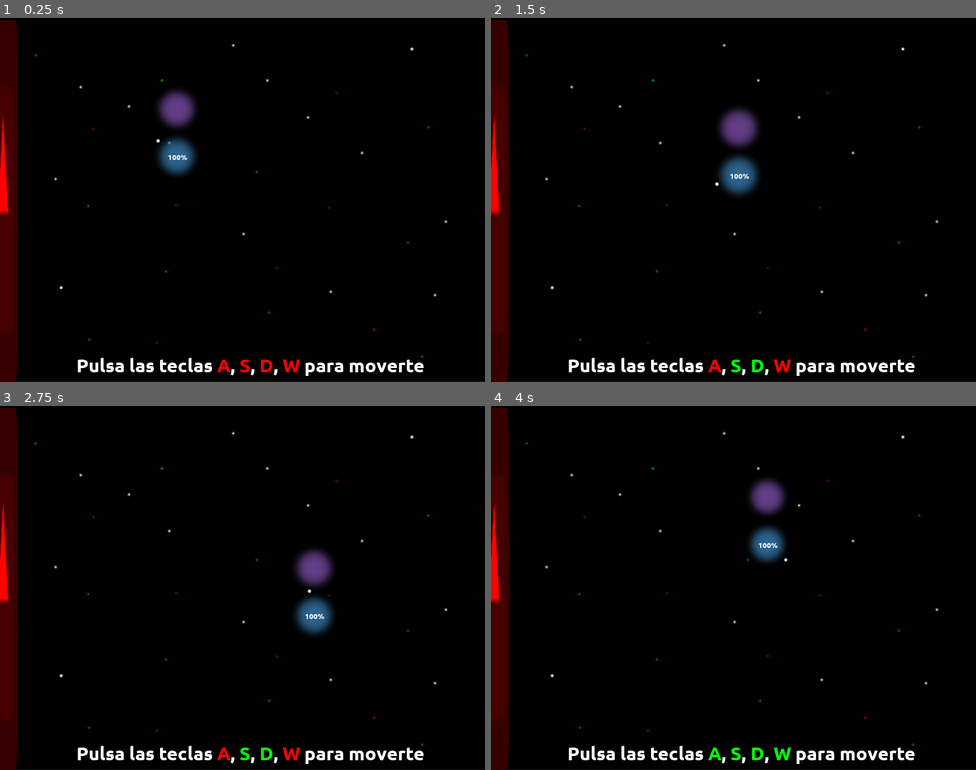
Above: before the commit, frames 1-4 (two rows, left to right).
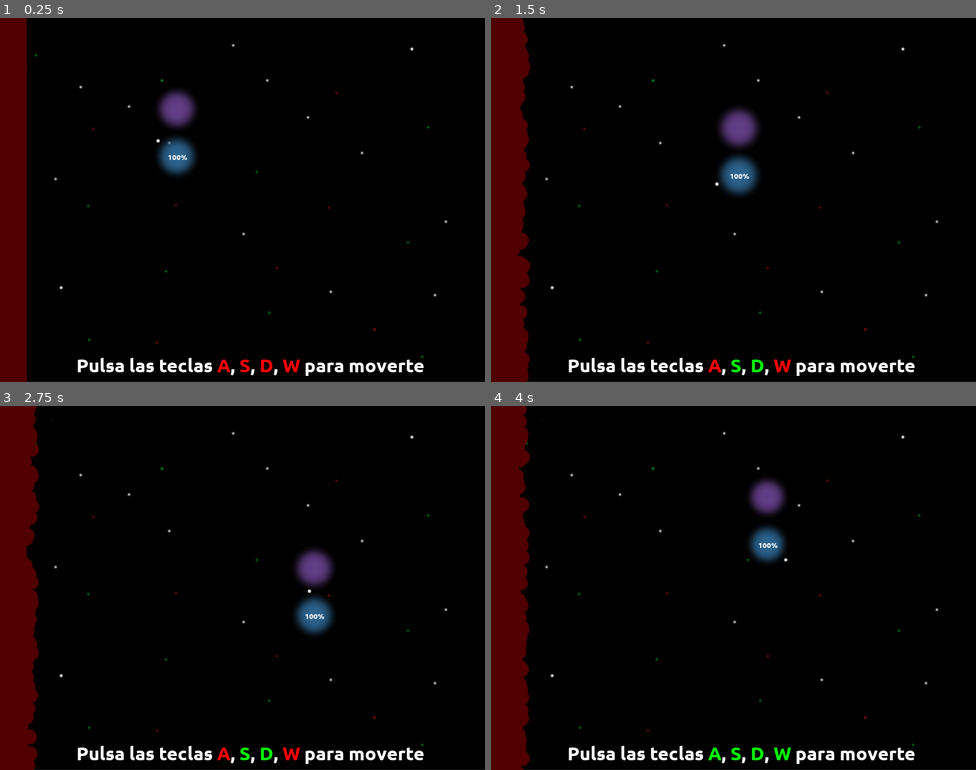
Above: after the commit, the same moments.

Repository: moisesjbc/cinco-etapas
Game: Godot game, scene res://scenes/main_scene/main_scene.tscn
The game is run twice, just before and just after one commit, with the same random seed, the same clock (stepped at 60 frames per second) and the same inputs. The engine's default icon, where the game draws it, is replaced by a stand-in: a white triangle on a blue panel in a dark square.
Inputs (mouse positions are in pixels of both pictures, inside the frame that each line leads up to):
- Up to frame 1 (0.25 s): no input
- Up to frame 2 (1.5 s): tap Enter at 0.5 s; move the mouse to (840, 181) at 0.52 s; hold Right (ui_right) 0.53-1.28 s; click (840, 181) at 0.67 s; tap Space at 0.77 s; move the mouse to (636, 218) at 1.27 s; hold Down (ui_down) from 1.28 s (still down)
- Up to frame 3 (2.75 s): tap Space at 1.52 s; move the mouse to (291, 507) at 2.02 s; release Down (ui_down) at 2.03 s; hold Right (ui_right) from 2.03 s (still down)
- Up to frame 4 (4 s): move the mouse to (709, 660) at 2.77 s; release Right (ui_right) at 2.78 s; hold Up (ui_up) 2.78-3.53 s; click (709, 660) at 2.92 s; tap Space at 3.02, 3.77 s; move the mouse to (879, 642) at 3.52 s; hold Left (ui_left) from 3.53 s (still down)

The runs differ from the first frame. In frame 1, 3.8% of the frame differs, in the area x 0-6%, y 0-100%; in frame 2, 5.6%; in frame 3, 5.6%; in frame 4, 5.7%, in the area x 0-8%, y 0-100%.

Commit message:
Added death sprite and particles

Diff:
--- a/godot-project/scenes/death/death.tscn
+++ b/godot-project/scenes/death/death.tscn
@@ -1,10 +1,11 @@
-[gd_scene load_steps=4 format=2]
+[gd_scene load_steps=5 format=2]
 
-[ext_resource path="res://icon.png" type="Texture" id=1]
+[ext_resource path="res://scenes/death/death_sprite.png" type="Texture" id=1]
 [ext_resource path="res://scenes/death/death.gd" type="Script" id=2]
+[ext_resource path="res://scenes/death/death_particle.png" type="Texture" id=3]
 
 [sub_resource type="RectangleShape2D" id=1]
-extents = Vector2( 31.8418, 387.401 )
+extents = Vector2( 49.451, 384.932 )
 
 [node name="death" type="Area2D"]
 collision_layer = 16
@@ -13,10 +14,19 @@
 [node name="sprite" type="Sprite" parent="."]
 modulate = Color( 1, 0.0196078, 0.309804, 1 )
 self_modulate = Color( 1, 0, 0, 1 )
-position = Vector2( 0.259521, 0.420624 )
-scale = Vector2( 1, 11.9832 )
+position = Vector2( -525.399, -5.6836 )
+scale = Vector2( 11.5132, 8.59337 )
 texture = ExtResource( 1 )
 
 [node name="collision_shape" type="CollisionShape2D" parent="."]
 shape = SubResource( 1 )
+
+[node name="CPUParticles2D" type="CPUParticles2D" parent="."]
+position = Vector2( 32.8336, 2.63002 )
+amount = 200
+texture = ExtResource( 3 )
+emission_shape = 2
+emission_rect_extents = Vector2( 1, 400 )
+direction = Vector2( 0, 0 )
+gravity = Vector2( 55, 0 )
 [connection signal="body_entered" from="." to="." method="_on_death_body_entered"]
--- a/godot-project/scenes/main_scene/main_scene.gd
+++ b/godot-project/scenes/main_scene/main_scene.gd
@@ -10,6 +10,7 @@
 func _ready():
 	clean_npcs()
 	get_tree().paused = false
+	# TODO: Remove
 	change_state("tutorial_act_0")
 
 func change_state(new_state):
--- a/godot-project/scenes/main_scene/states/state_4_depression_act_1.gd
+++ b/godot-project/scenes/main_scene/states/state_4_depression_act_1.gd
@@ -24,6 +24,7 @@
 	state_machine.death_right = death_right
 	death_right.to_right = false
 	death_right.global_position = Vector2(1300.0, 368)
+	death_right.scale.x = -1
 	death_right.name = "death_right"
 	death_right_final_position = Vector2(1000.0, death_right.global_position.y)
 	death_right.add_to_group("clear_on_reset")
--- a/godot-project/scenes/meteorites_respawn/meteorites_respawn.gd
+++ b/godot-project/scenes/meteorites_respawn/meteorites_respawn.gd
@@ -12,6 +12,7 @@
 	var meteorite = meteorite_scene.instance()
 	meteorite.global_position = $path/path_follow.global_position
 	get_tree().root.add_child(meteorite)
+	get_tree().root.move_child(meteorite, 5)
 
 
 func enable():
Binary file added: godot-project/scenes/death/death_particle.png
Not shown, added: godot-project/scenes/death/death_particle.png.import
Binary file added: godot-project/scenes/death/death_sprite.png
Not shown, added: godot-project/scenes/death/death_sprite.png.import
Not shown, added: design/death_particle.xcf
Not shown, added: design/death_sprite.xcf
Not shown, changed: design/meteorite.xcf
